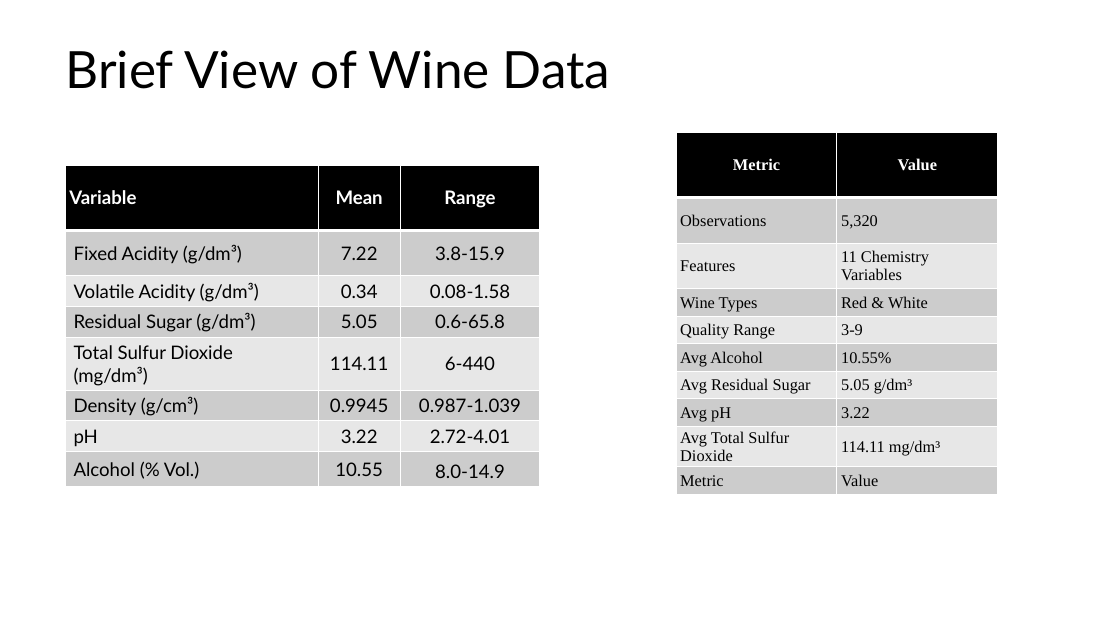
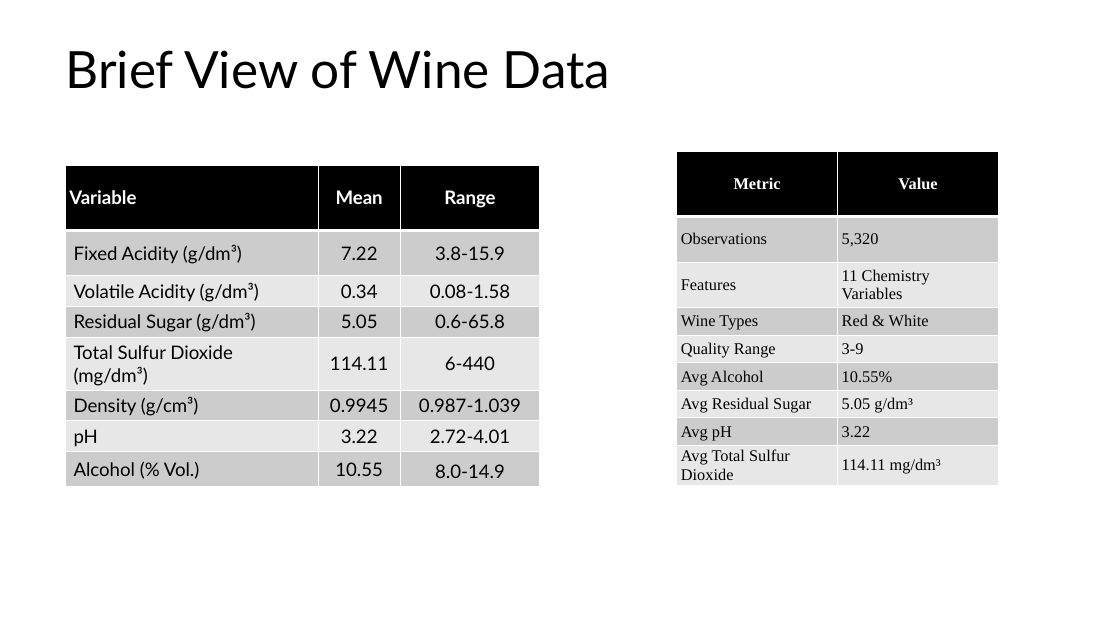
Before and after one commit to niecestroa/pro-ibm-ml-course-projects, a slide deck: slide 4 of neural-network-optimization/report/Deep Learning for Wine Quality Prediction.pptx. Drawn at 1120x630 pixels with LibreOffice and Linux fonts; fonts in the diff are those of the drawing. Boxes give left, top, right and bottom in pixels: in the first picture for what was removed or moved away, otherwise in the second. Text is boxed around its words. In the diff, an @@ line names an element or a change of style, - is before the commit and + after.

```diff
--- a/neural-network-optimization/report/Deep Learning for Wine Quality Prediction.pptx
+++ b/neural-network-optimization/report/Deep Learning for Wine Quality Prediction.pptx
@@ table at <box>677,152,1000,489</box> @@
-row 10: Metric | Value
@@ table: place and size @@
-table at <box>676,133,999,497</box>
+table at <box>677,152,1000,489</box>
```
Also in this commit, not shown: 19 other slides changed, 5 slides added, 6 slides removed, 6 other files.
